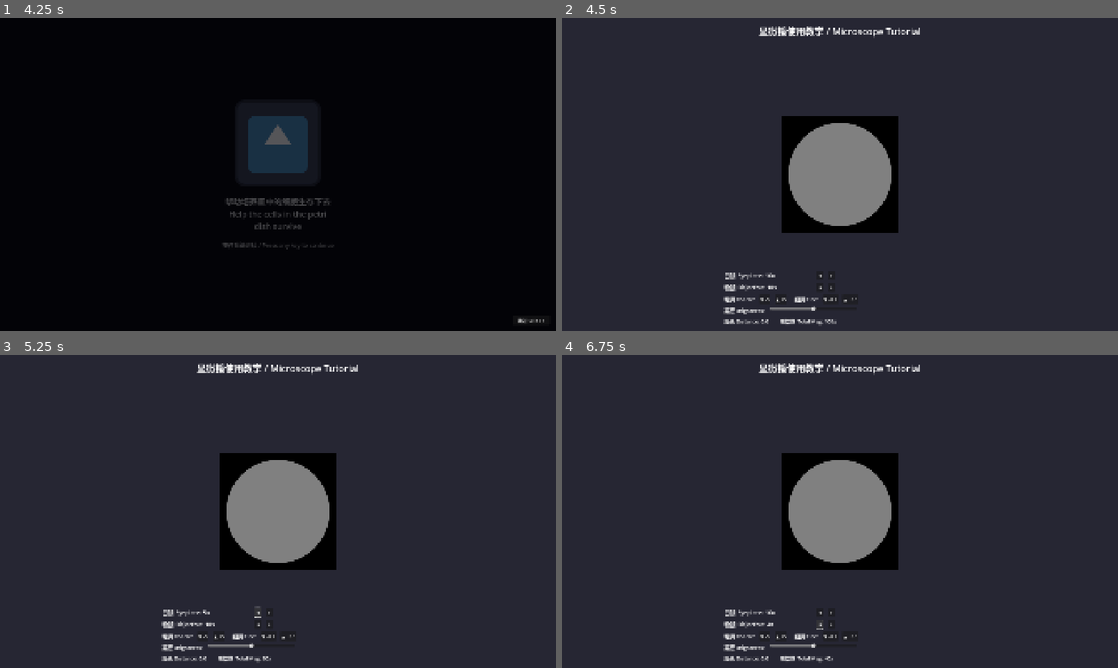
Above: before the commit, frames 1-4 (two rows, left to right).
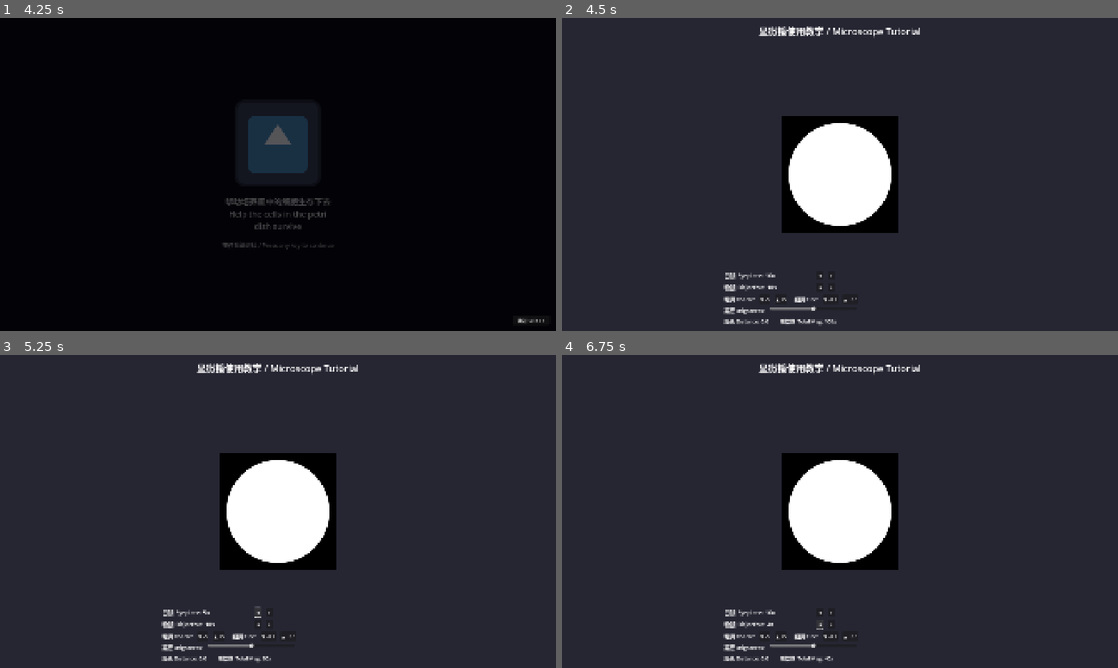
Above: after the commit, the same moments.

Repository: liup215/UnchartedLife
Game: Godot game, scene res://ui/main_menu/main_menu.tscn
Same seed, same stepped clock (60 frames per second), same inputs: the game is played once before the commit and once after it. The engine's default icon, where the game draws it, is replaced by a stand-in: a white triangle on a blue panel in a dark square.
Inputs (mouse positions are in pixels of both pictures, inside the frame that each line leads up to):
- Up to frame 1 (4.25 s): click "New Game" at 0.5 s; click (278, 115) at 1.27 s; type "12" at 1.35 s; click "Normal" at 2 s; click "Normal" at 2.75 s; click "Start Game" at 3.5 s
- Up to frame 2 (4.5 s): click "跳过 Skip >>" at 4.25 s
- Up to frame 3 (5.25 s): click "◄" at 5 s
- Up to frame 4 (6.75 s): click "►" at 5.75 s; click "◄" at 6.5 s

Frame 1 is identical in both runs. In frame 2, 4.8% of the frame differs, in the area x 40-60%, y 33-67%; in frame 3, 4.8%; in frame 4, 4.8%.

Commit message:
fix: blur overlay now respects brightness setting for white at max brightness when unfocused
Co-authored-by: liup215 <20367844+liup215@users.noreply.github.com>

Diff:
--- a/scenes/story/prologue/prologue_scene_01.gd
+++ b/scenes/story/prologue/prologue_scene_01.gd
@@ -158,14 +158,22 @@
 	var distance_from_target = abs(current_distance - TARGET_DISTANCE)
 	var focus_quality = 1.0 - clamp(distance_from_target / 50.0, 0.0, 1.0)
 
+	# Calculate brightness first
+	var brightness_multiplier = current_brightness * 2.0  # Scale to 0-2 range
+
 	# Update blur overlay opacity (more blur when out of focus)
+	# Blur overlay color should match brightness to allow white at max brightness
 	if blur_overlay:
-		blur_overlay.modulate.a = 1.0 - focus_quality
+		blur_overlay.modulate = Color(
+			brightness_multiplier,
+			brightness_multiplier,
+			brightness_multiplier,
+			1.0 - focus_quality  # More visible when out of focus
+		)
 
 	# Update background brightness independently (ViewContent acts as backlight)
 	# Brightness range: 0.0 (black) to 2.0 (pure white, overexposed)
 	if view_content:
-		var brightness_multiplier = current_brightness * 2.0  # Scale to 0-2 range
 		view_content.modulate = Color(
 			brightness_multiplier,
 			brightness_multiplier,
--- a/scenes/story/prologue/prologue_scene_01.tscn
+++ b/scenes/story/prologue/prologue_scene_01.tscn
@@ -109,7 +109,7 @@
 anchor_bottom = 1.0
 grow_horizontal = 2
 grow_vertical = 2
-color = Color(0.5, 0.5, 0.5, 1)
+color = Color(1, 1, 1, 1)
 
 [node name="CircleFrame" type="ColorRect" parent="CenterContainer/MicroscopeView"]
 material = SubResource("ShaderMaterial_circle_frame")
